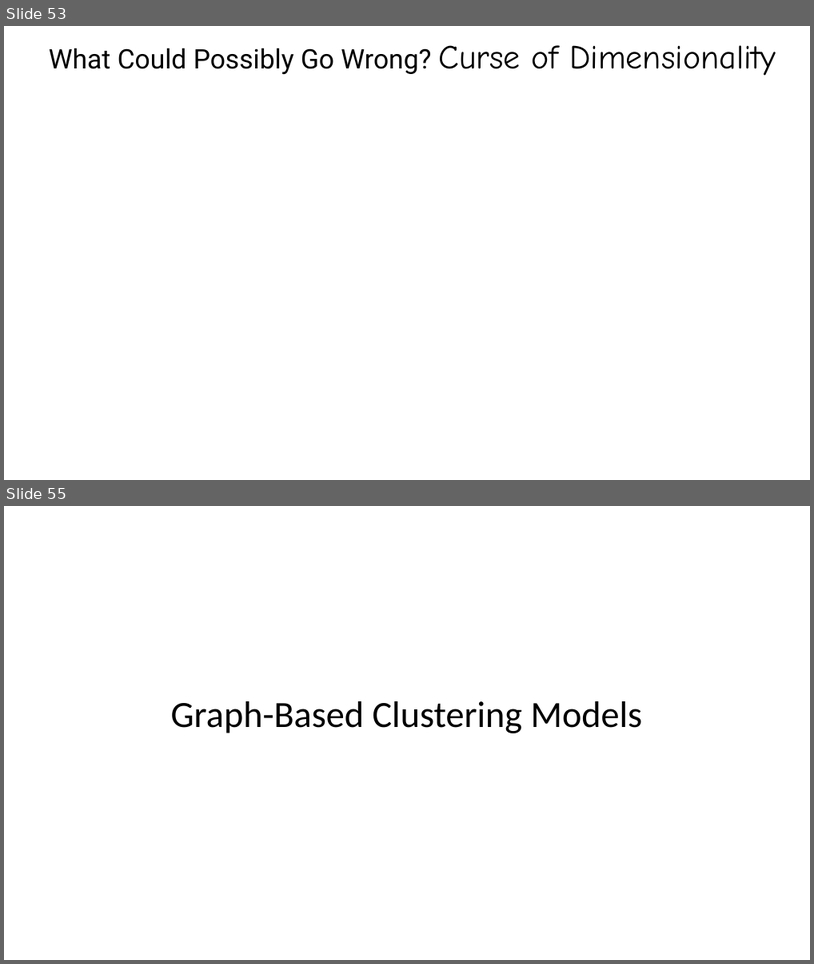
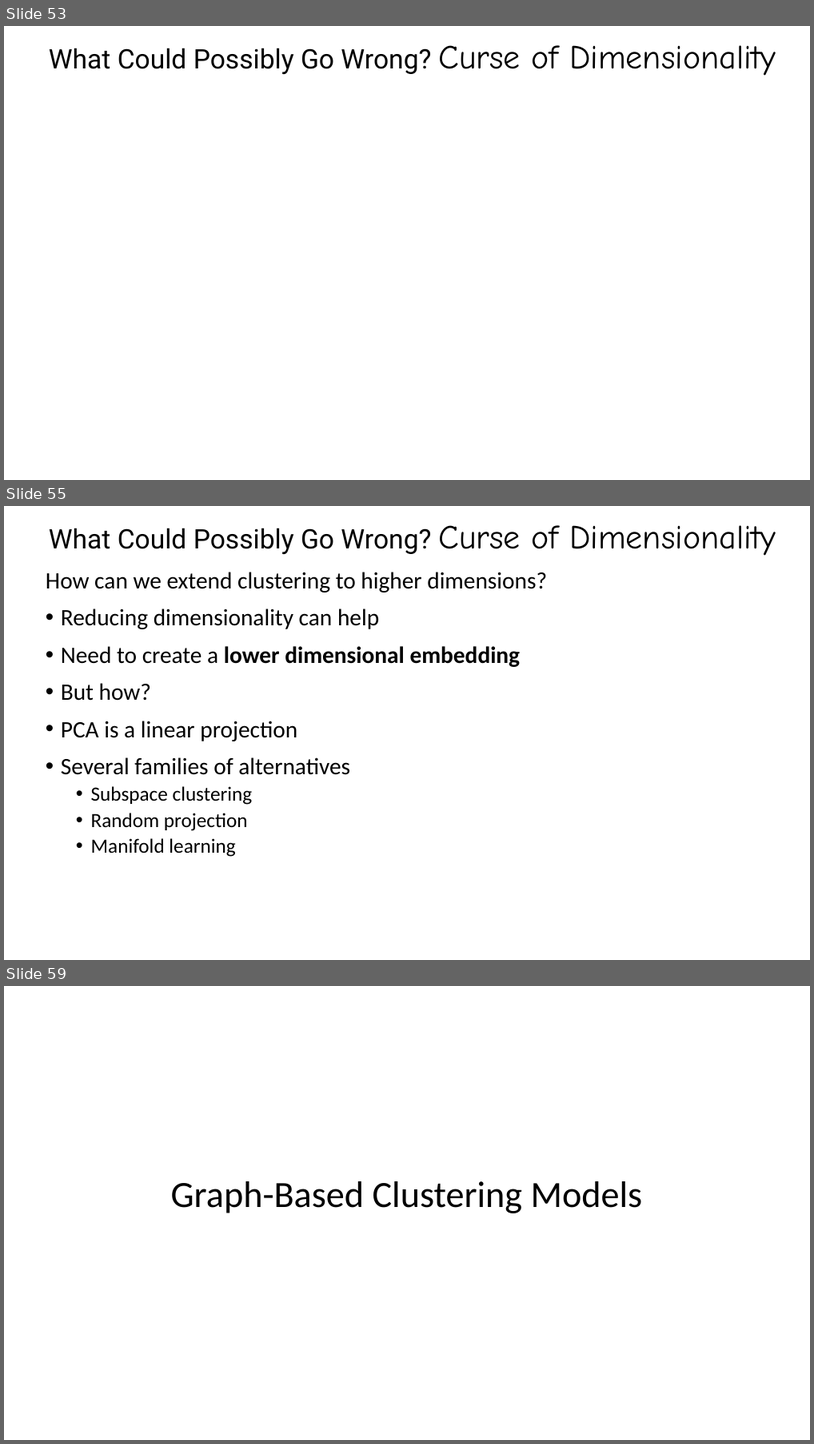
Before and after one commit to StephenElston/CSCI-E-108, a slide deck: slides/9_IntroductionToClustering.pptx. Shown one above the other, each under a label of ours: slides 53 and 55 before the commit, slides 53, 55 and 59 after it; the slides between them are not shown. The pictures are 814x964 and 814x1444 pixels, drawn with LibreOffice and Linux fonts; fonts in the diff are those of the drawing; grey boxes stand for pictures. Boxes give left, top, right and bottom in pixels: in the first picture for what was removed or moved away, otherwise in the second. Text is boxed around its words. In the diff, an @@ line names an element or a change of style, - is before the commit and + after.

```diff
--- a/slides/9_IntroductionToClustering.pptx
+++ b/slides/9_IntroductionToClustering.pptx
@@ slide 55 added at (4, 506, 810, 960), background #FFFFFF @@
@@ title added at (49, 525, 776, 556), 32 pt, text #000000 @@
+What Could Possibly Go Wrong? Curse of Dimensionality
@@ text added at (46, 572, 547, 856), 28 pt, text #000000 @@
+How can we extend clustering to higher dimensions?
+• Reducing dimensionality can help
+• Need to create a lower dimensional embedding
+• But how?
+• PCA is a linear projection
+• Several families of alternatives
+  • Subspace clustering
+  • Random projection
+  • Manifold learning
@@ what was slide 55 is now slide 59 @@
```
Also in this commit, not shown: 7 slides changed, 5 other slides added.
